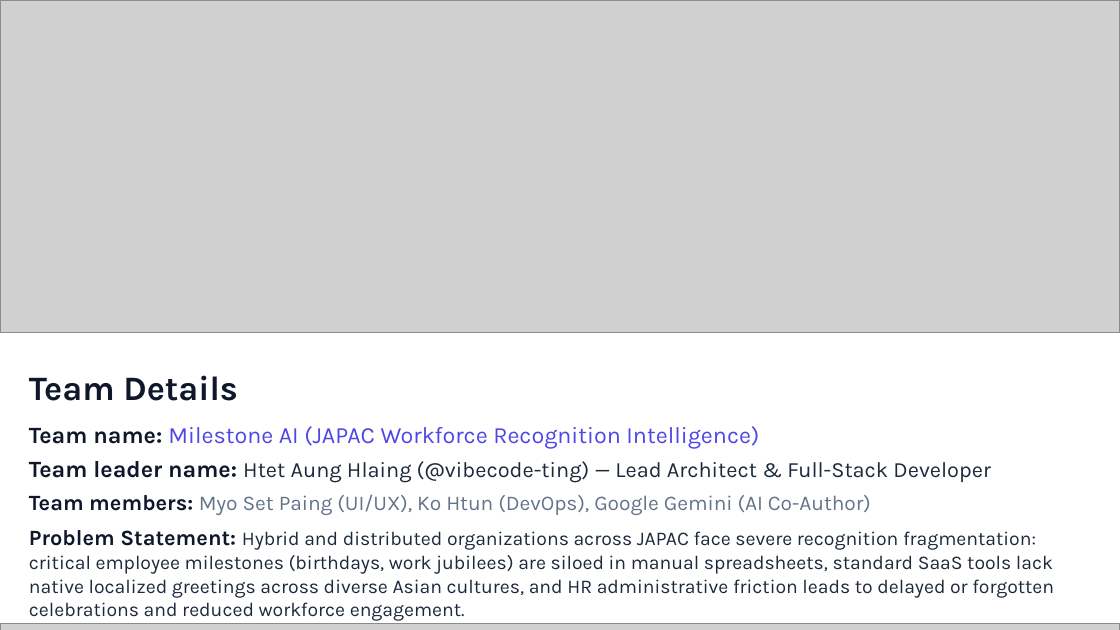
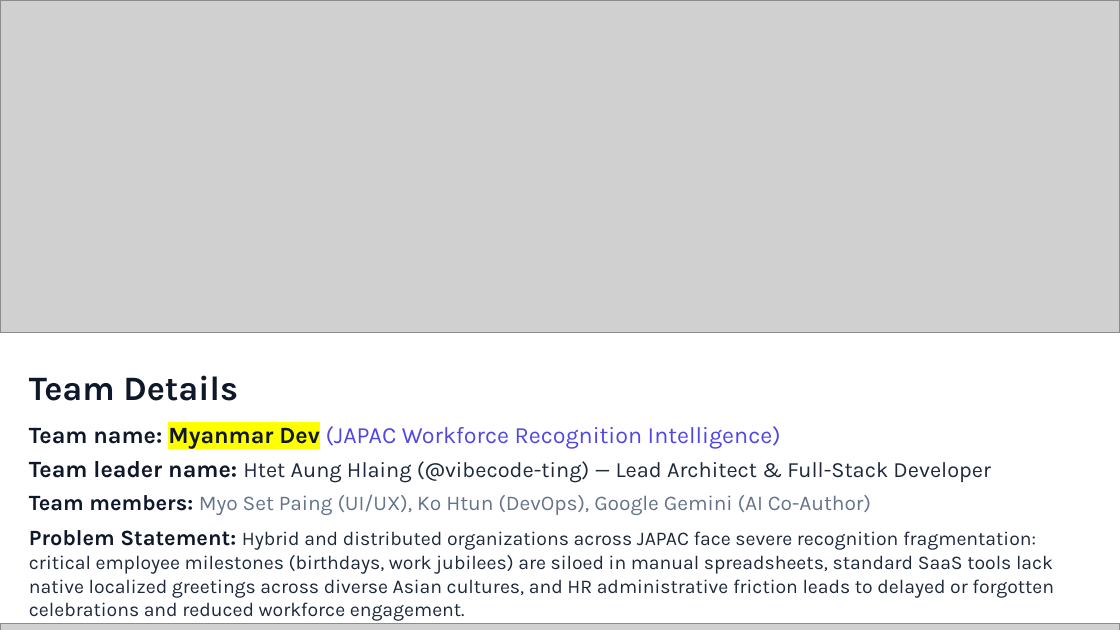
Before and after one commit to vibecode-ting/employee-milestone-notifications-ai, a slide deck: slide 1 of report.pptx. Drawn at 1120x630 pixels with LibreOffice and Linux fonts; fonts in the diff are those of the drawing; grey boxes stand for pictures. Boxes give left, top, right and bottom in pixels: in the first picture for what was removed or moved away, otherwise in the second. Text is boxed around its words. In the diff, an @@ line names an element or a change of style, - is before the commit and + after.

Commit message:
feat(finale): Google Cloud AI Builder Cup 2026 Grand Finale upgrade
- Rebrand to HRChronicle AI: Intelligent HR Annual Date Notifications & Multilingual Workforce Copilot
- Align i18n locales across en, mm, zh, and vn with zero fallback warnings
- Upgrade 3D WebGL JAPAC Globe with Singapore hub, quaternion SLERP, scroll stepping, and country card overlay
- Add enterprise landing presentation slides with Google Cloud ecosystem architecture
- Implement tone & achievement-aware milestone generator, Cloud TTS audio greeting, and STT voice input
- Introduce 30-Day BigQuery HR Annual Dates & Morale Radar with Department Recognition Coverage %
- Add 1-Click Multi-Channel Dispatch preview (Email, Google Chat, Milestone Certificate Badge)

```diff
--- a/report.pptx
+++ b/report.pptx
@@ text at box(29, 426, 781, 448): text changed @@
-Team name: Milestone AI (JAPAC Workforce Recognition Intelligence)
+Team name: Myanmar Dev (JAPAC Workforce Recognition Intelligence)
```
Also in this commit, not shown: 13 other slides changed, 14 other files.
